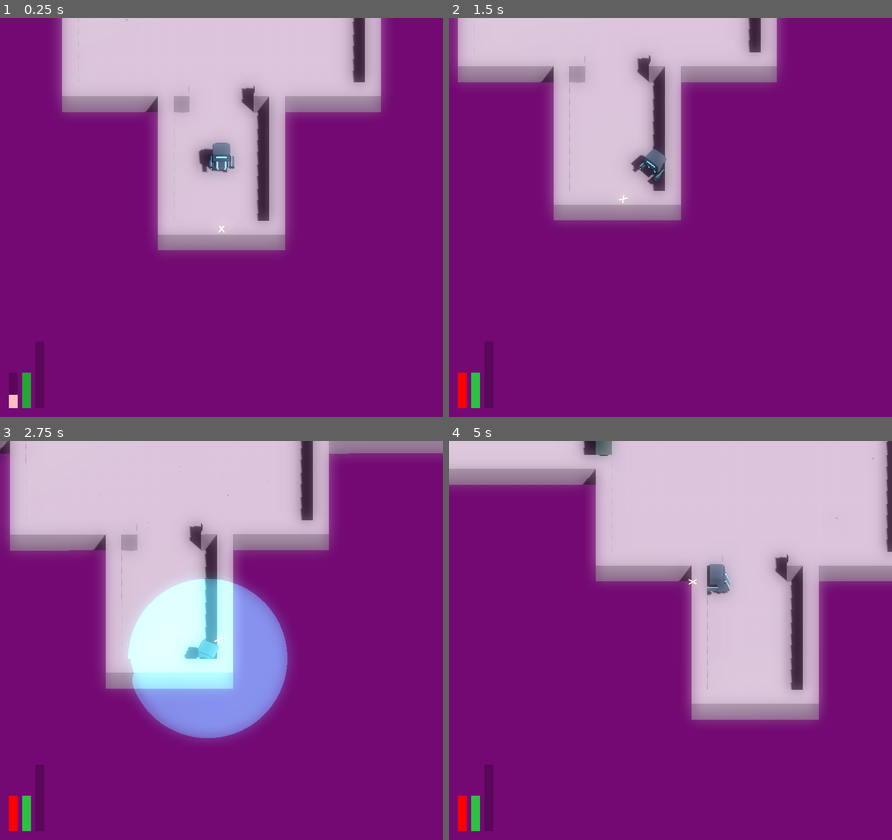
Above: before the commit, frames 1-4 (two rows, left to right).
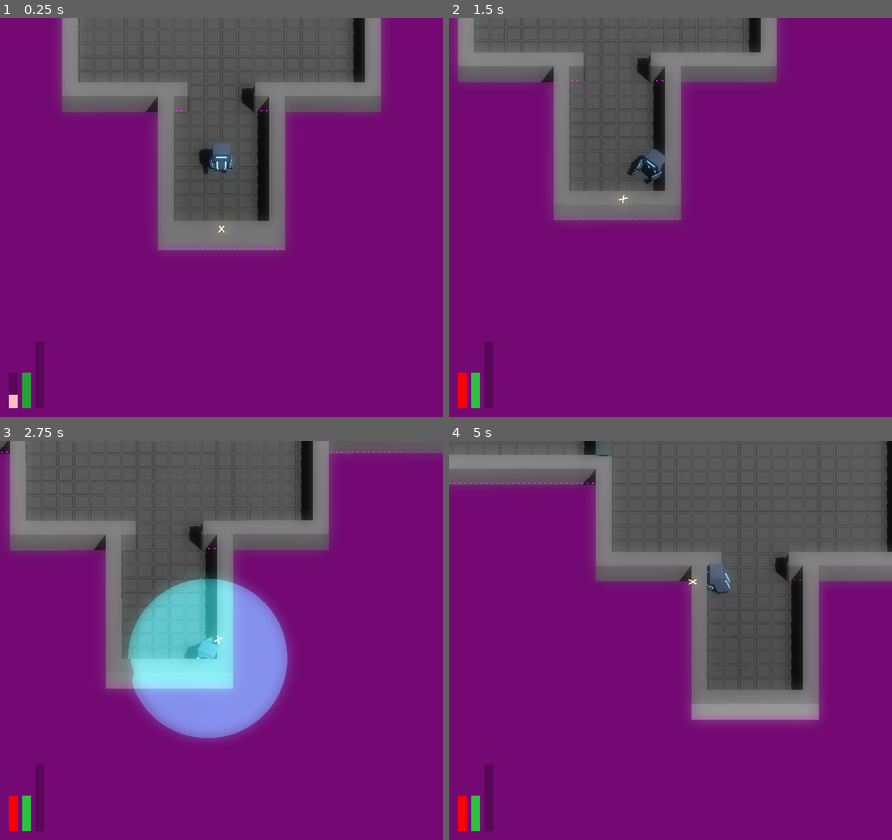
Above: after the commit, the same moments.

Repository: JackEvans24/bullet-absorb
Game: Godot game, scene res://scenes/main.tscn
Two runs of this game, one before a commit and one after it. Both use one fixed random seed, a clock stepped at 60 frames per second and the inputs below.
Inputs (mouse positions are in pixels of both pictures, inside the frame that each line leads up to):
- Up to frame 1 (0.25 s): no input
- Up to frame 2 (1.5 s): move the mouse to (767, 197) at 0.52 s; hold D (move_right) 0.53-1.28 s; hold Ctrl (absorb) 0.53-1.28 s; click (767, 197) at 0.8 s; move the mouse to (581, 237) at 1.27 s; hold S (move_back) from 1.28 s (still down); click (581, 237) at 1.35 s
- Up to frame 3 (2.75 s): tap Ctrl (absorb) at 1.55 s; move the mouse to (265, 552) at 2.02 s; release S (move_back) at 2.03 s; hold D (move_right) from 2.03 s (still down); hold Ctrl (absorb) from 2.03 s (still down); click (265, 552) at 2.3 s
- Up to frame 4 (5 s): move the mouse to (648, 720) at 2.77 s; release D (move_right) at 2.78 s; release Ctrl (absorb) at 2.78 s; hold W (move_forward) 2.78-3.53 s; tap Space (dash) at 2.85 s; tap Ctrl (absorb) at 3.05, 4.35 s; move the mouse to (803, 700) at 3.52 s; press the mouse at (803, 700) at 3.53 s; hold A (move_left) from 3.53 s (still down); move the mouse to (537, 580) at 4.27 s; release the mouse at (537, 580) at 4.28 s

The runs differ from the first frame. In frame 1, 27% of the frame differs, in the area x 14-86%, y 0-59%; in frame 2, 21%; in frame 3, 30%; in frame 4, 36%, in the area x 0-100%, y 0-70%.

Commit message:
refactor: move away from animation tree to preserve aim direction

Diff:
--- a/prefabs/player/player.tscn
+++ b/prefabs/player/player.tscn
@@ -25,7 +25,6 @@
 [ext_resource type="Script" path="res://scripts/mechanics/player/reticule.gd" id="21_tbx8f"]
 [ext_resource type="Material" uid="uid://hh5rgca6j4cq" path="res://materials/player/player_body_default.tres" id="21_yrqox"]
 [ext_resource type="PackedScene" uid="uid://bkexk607fieqm" path="res://prefabs/player/player_body.tscn" id="23_m7jo1"]
-[ext_resource type="AnimationNodeBlendTree" uid="uid://bvwqms7ohmbjw" path="res://animation/player_blend.tres" id="26_bglvt"]
 
 [sub_resource type="SphereShape3D" id="SphereShape3D_4kfv7"]
 radius = 5.0
@@ -92,70 +91,6 @@
 text = "X"
 font_size = 64
 uppercase = true
-
-[sub_resource type="Animation" id="Animation_kcjf8"]
-resource_name = "RESET"
-length = 0.01
-tracks/0/type = "value"
-tracks/0/imported = false
-tracks/0/enabled = true
-tracks/0/path = NodePath("Pivot/PlayerModel/Head:position")
-tracks/0/interp = 1
-tracks/0/loop_wrap = true
-tracks/0/keys = {
-"times": PackedFloat32Array(0),
-"transitions": PackedFloat32Array(1),
-"update": 0,
-"values": [Vector3(0, 0, 0.3)]
-}
-tracks/1/type = "value"
-tracks/1/imported = false
-tracks/1/enabled = true
-tracks/1/path = NodePath("Pivot/PlayerModel/Arm_Left:position")
-tracks/1/interp = 1
-tracks/1/loop_wrap = true
-tracks/1/keys = {
-"times": PackedFloat32Array(0),
-"transitions": PackedFloat32Array(1),
-"update": 0,
-"values": [Vector3(0, 0, 0)]
-}
-tracks/2/type = "value"
-tracks/2/imported = false
-tracks/2/enabled = true
-tracks/2/path = NodePath("Pivot/PlayerModel/Arm_Left:scale")
-tracks/2/interp = 1
-tracks/2/loop_wrap = true
-tracks/2/keys = {
-"times": PackedFloat32Array(0),
-"transitions": PackedFloat32Array(1),
-"update": 0,
-"values": [Vector3(1, 1, 1)]
-}
-tracks/3/type = "value"
-tracks/3/imported = false
-tracks/3/enabled = true
-tracks/3/path = NodePath("Pivot/PlayerModel/Arm_Right:position")
-tracks/3/interp = 1
-tracks/3/loop_wrap = true
-tracks/3/keys = {
-"times": PackedFloat32Array(0),
-"transitions": PackedFloat32Array(1),
-"update": 0,
-"values": [Vector3(0, 0, 0)]
-}
-tracks/4/type = "value"
-tracks/4/imported = false
-tracks/4/enabled = true
-tracks/4/path = NodePath("Pivot/PlayerModel/Arm_Right:scale")
-tracks/4/interp = 1
-tracks/4/loop_wrap = true
-tracks/4/keys = {
-"times": PackedFloat32Array(0),
-"transitions": PackedFloat32Array(1),
-"update": 0,
-"values": [Vector3(1, 1, 1)]
-}
 
 [sub_resource type="Animation" id="Animation_vvrfd"]
 resource_name = "idle"
@@ -173,6 +108,42 @@
 "update": 0,
 "values": [Vector3(0, 0, 0.3), Vector3(0, 0.2, 0.3), Vector3(0, 0, 0.3)]
 }
+tracks/1/type = "value"
+tracks/1/imported = false
+tracks/1/enabled = true
+tracks/1/path = NodePath("Pivot/PlayerModel/Arm_Left:scale")
+tracks/1/interp = 1
+tracks/1/loop_wrap = true
+tracks/1/keys = {
+"times": PackedFloat32Array(0),
+"transitions": PackedFloat32Array(1),
+"update": 0,
+"values": [Vector3(1, 1, 1)]
+}
+tracks/2/type = "value"
+tracks/2/imported = false
+tracks/2/enabled = true
+tracks/2/path = NodePath("Pivot/PlayerModel/Arm_Right:scale")
+tracks/2/interp = 1
+tracks/2/loop_wrap = true
+tracks/2/keys = {
+"times": PackedFloat32Array(0),
+"transitions": PackedFloat32Array(1),
+"update": 0,
+"values": [Vector3(1, 1, 1)]
+}
+tracks/3/type = "value"
+tracks/3/imported = false
+tracks/3/enabled = true
+tracks/3/path = NodePath("Pivot/PlayerModel/Head:rotation")
+tracks/3/interp = 1
+tracks/3/loop_wrap = true
+tracks/3/keys = {
+"times": PackedFloat32Array(0),
+"transitions": PackedFloat32Array(1),
+"update": 0,
+"values": [Vector3(0, 0, 0)]
+}
 
 [sub_resource type="Animation" id="Animation_pdepb"]
 resource_name = "shoot_left"
@@ -372,7 +343,6 @@
 
 [sub_resource type="AnimationLibrary" id="AnimationLibrary_7y837"]
 _data = {
-"RESET": SubResource("Animation_kcjf8"),
 "absorb": SubResource("Animation_g3g4i"),
 "hurt": SubResource("Animation_cwn71"),
 "idle": SubResource("Animation_vvrfd"),
@@ -392,7 +362,7 @@
 script = ExtResource("3_60agh")
 speed = 5.0
 can_fire = false
-animation_trigger = "AbsorbTrigger"
+animation_trigger = "absorb"
 
 [node name="Dash" type="Node" parent="MoveState"]
 script = ExtResource("4_5ub5d")
@@ -401,6 +371,7 @@
 can_absorb = false
 can_take_damage = false
 body_material = ExtResource("5_x6ib0")
+animation_trigger = "idle"
 
 [node name="Dead" type="Node" parent="MoveState"]
 script = ExtResource("4_koxfs")
@@ -415,10 +386,11 @@
 can_absorb = false
 can_take_damage = false
 body_material = ExtResource("8_bi3ql")
-animation_trigger = "HurtTrigger"
+animation_trigger = "hurt"
 
 [node name="Run" type="Node" parent="MoveState"]
 script = ExtResource("3_60agh")
+animation_trigger = "idle"
 
 [node name="Health" type="Node" parent="."]
 script = ExtResource("2_pcwtq")
@@ -549,26 +521,10 @@
 [node name="CollisionShape3D" type="CollisionShape3D" parent="HitDetection"]
 shape = ExtResource("7_iumbl")
 
-[node name="AnimationPlayer" type="AnimationPlayer" parent="."]
+[node name="Animator" type="AnimationPlayer" parent="."]
 libraries = {
 "": SubResource("AnimationLibrary_7y837")
 }
 autoplay = "idle"
 
-[node name="Animator" type="AnimationTree" parent="."]
-tree_root = ExtResource("26_bglvt")
-anim_player = NodePath("../AnimationPlayer")
-parameters/AbsorbTrigger/active = false
-parameters/AbsorbTrigger/internal_active = false
-parameters/AbsorbTrigger/request = 0
-parameters/HurtTrigger/active = false
-parameters/HurtTrigger/internal_active = false
-parameters/HurtTrigger/request = 0
-parameters/ShootLeftTrigger/active = false
-parameters/ShootLeftTrigger/internal_active = false
-parameters/ShootLeftTrigger/request = 0
-parameters/ShootRightTrigger/active = false
-parameters/ShootRightTrigger/internal_active = false
-parameters/ShootRightTrigger/request = 0
-
 [editable path="Pivot/PlayerModel"]
--- a/scripts/mechanics/player/aim/player_aim.gd
+++ b/scripts/mechanics/player/aim/player_aim.gd
@@ -3,8 +3,8 @@
 
 signal bullet_fired
 
-const SHOOT_LEFT = "ShootLeftTrigger"
-const SHOOT_RIGHT = "ShootRightTrigger"
+const SHOOT_LEFT = "shoot_left"
+const SHOOT_RIGHT = "shoot_right"
 
 @export var pivot_ref: NodePath
 @export var arm_cannon_refs: Array[NodePath]
@@ -18,7 +18,7 @@
 @onready var mouse_aim: MouseAimDirection = $MouseAim
 @onready var pivot: Node3D = get_node(pivot_ref)
 @onready var aim_point: Node3D = get_node(aim_point_ref)
-@onready var animator: AnimationTree = get_node(animator_ref)
+@onready var animator: AnimationPlayer = get_node(animator_ref)
 
 var arm_cannons: Array[ArmCannon]
 var arm_cannon_index := 0
@@ -88,8 +88,7 @@
 func get_next_cannon_for_fire() -> ArmCannon:
 	var next_cannon = arm_cannons[arm_cannon_index]
 
-	var animation_path = "parameters/%s/request" % (SHOOT_LEFT if arm_cannon_index % 2 == 0 else SHOOT_RIGHT)
-	animator.set(animation_path, AnimationNodeOneShot.ONE_SHOT_REQUEST_FIRE)
+	animator.play(SHOOT_LEFT if arm_cannon_index % 2 == 0 else SHOOT_RIGHT)
 
 	arm_cannon_index += 1
 	if arm_cannon_index % len(arm_cannons) == 0:
--- a/scripts/mechanics/player/player.gd
+++ b/scripts/mechanics/player/player.gd
@@ -21,7 +21,7 @@
 @onready var camera_follow_point: Node3D = $Pivot/CameraFollowPoint
 @onready var hit_detection: Area3D = $HitDetection
 @onready var ground_detection: CollisionShape3D = $GroundDetection
-@onready var animator: AnimationTree = $Animator
+@onready var animator: AnimationPlayer = $Animator
 
 var power_count: int = 0
 
@@ -35,7 +35,6 @@
 	died.connect(body._on_player_died)
 
 	move_state.state_entered.connect(_on_move_state_entered)
-	move_state.state_exited.connect(_on_move_state_exited)
 
 	health.damage_taken.connect(_on_damage_taken)
 	health.damage_taken.connect(body._on_damage_taken)
@@ -75,13 +74,9 @@
 	health.can_take_damage = state.can_take_damage
 
 	if state.animation_trigger:
-		animator.set("parameters/%s/request" % state.animation_trigger, AnimationNodeOneShot.ONE_SHOT_REQUEST_FIRE)
+		animator.play(state.animation_trigger)
 
 	body._on_move_state_changed(state)
-
-func _on_move_state_exited(state: MoveState):
-	if state.animation_trigger:
-		animator.set("parameters/%s/request" % state.animation_trigger, AnimationNodeOneShot.ONE_SHOT_REQUEST_ABORT)
 
 func _on_dash_triggered(dash_direction: Vector3):
 	var ctx: Dictionary = {}
--- a/scripts/state/move_state_machine.gd
+++ b/scripts/state/move_state_machine.gd
@@ -2,7 +2,7 @@
 extends StateMachine
 
 var move_state: MoveState:
-    get: return state as MoveState
+	get: return state as MoveState
 
 var movement: Vector3:
-    get: return move_state.movement
+	get: return move_state.movement
--- a/scripts/state/state_machine.gd
+++ b/scripts/state/state_machine.gd
@@ -2,7 +2,6 @@
 extends Node
 
 signal state_entered(state: State)
-signal state_exited(state: State)
 
 @export var initial_state := NodePath()
 
@@ -30,7 +29,6 @@
 	print("Transitioned from state '%s' to state '%s'" % [state.name, target_state_name])
 
 	state.exit()
-	state_exited.emit(state)
 	state = get_node(target_state_name)
 	state.enter(ctx)
 	state_entered.emit(state)
Not shown: 1 places in prefabs/player/player.tscn that only renumber resources
